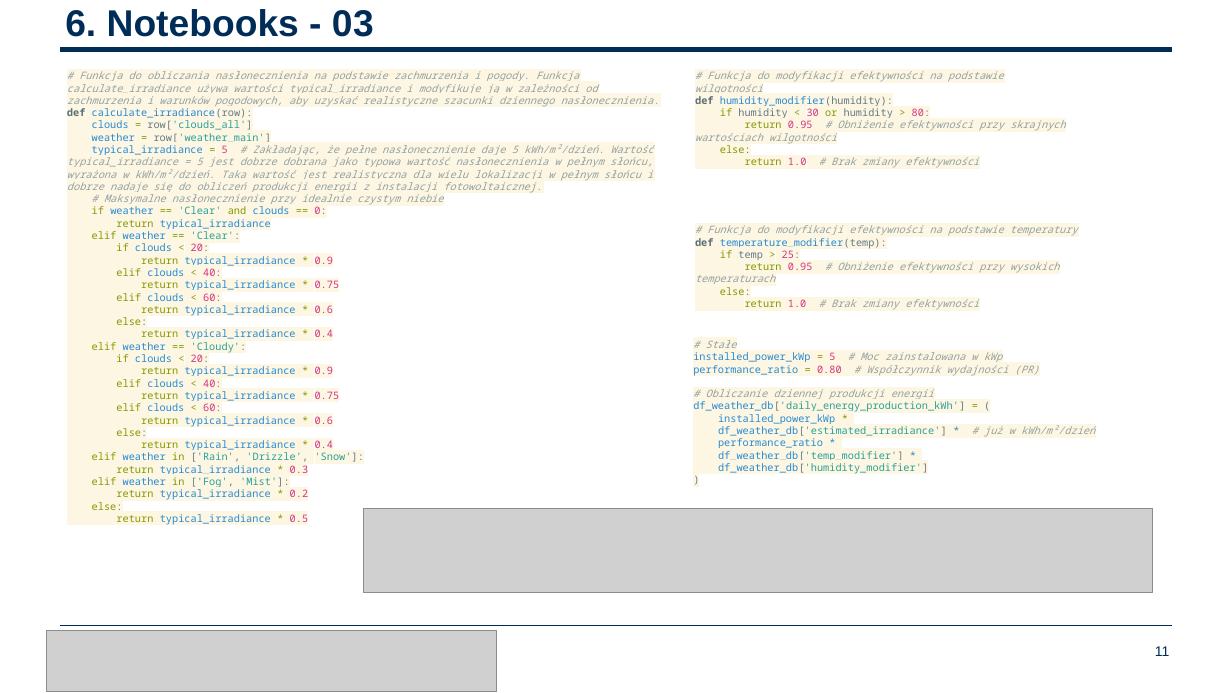
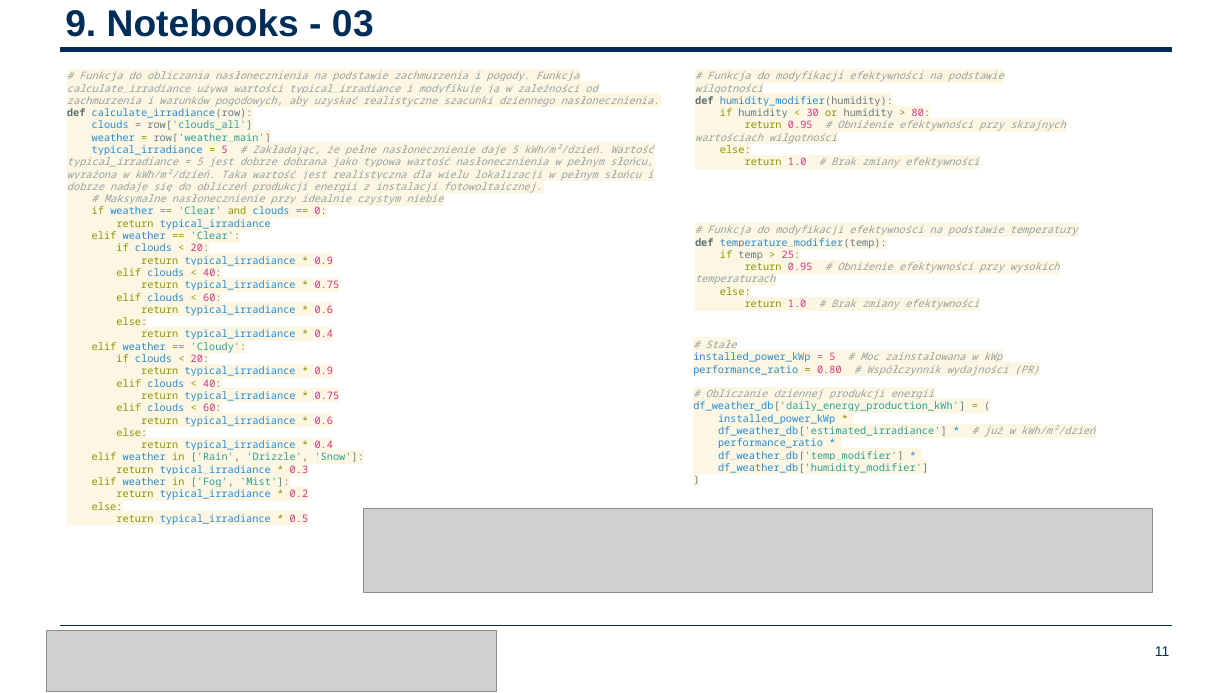
Before and after one commit to BartoszRP/MERITO_ML_Projekt_Fotowoltaika_2024, a slide deck: slide 11 of 6. Docs/Bartosz_Reszka_Piwowarski_Prezentacja.pptx. Drawn at 1232x693 pixels with LibreOffice and Linux fonts; fonts in the diff are those of the drawing; grey boxes stand for pictures; background and template pictures are left out. Boxes give left, top, right and bottom in pixels: in the first picture for what was removed or moved away, otherwise in the second. Text is boxed around its words. In the diff, an @@ line names an element or a change of style, - is before the commit and + after.

```diff
--- a/6. Docs/Bartosz_Reszka_Piwowarski_Prezentacja.pptx
+++ b/6. Docs/Bartosz_Reszka_Piwowarski_Prezentacja.pptx
@@ title at (65, 9, 374, 37): text changed @@
-6. Notebooks - 03
+9. Notebooks - 03
```
Also in this commit, not shown: 4 other slides changed, 3 slides added, 1 other file.
